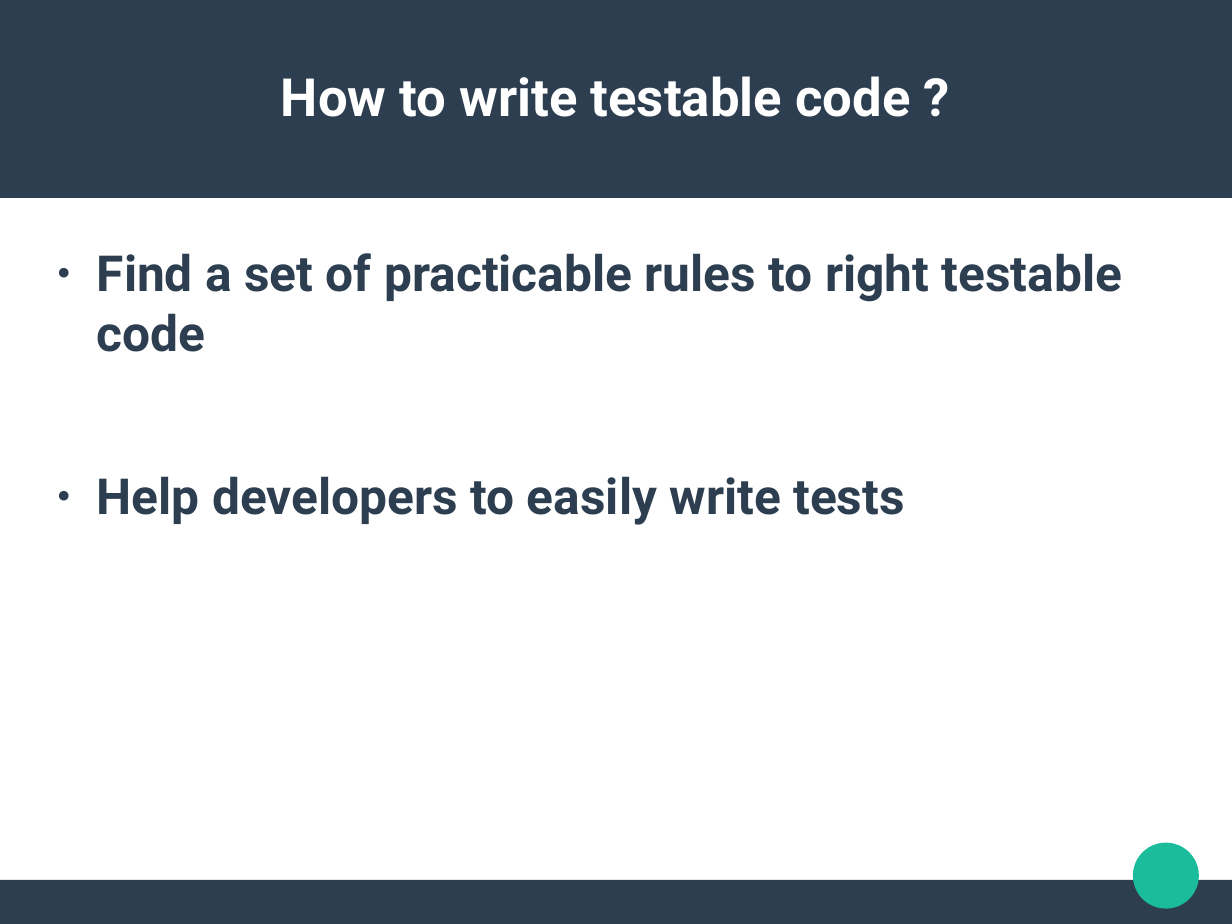
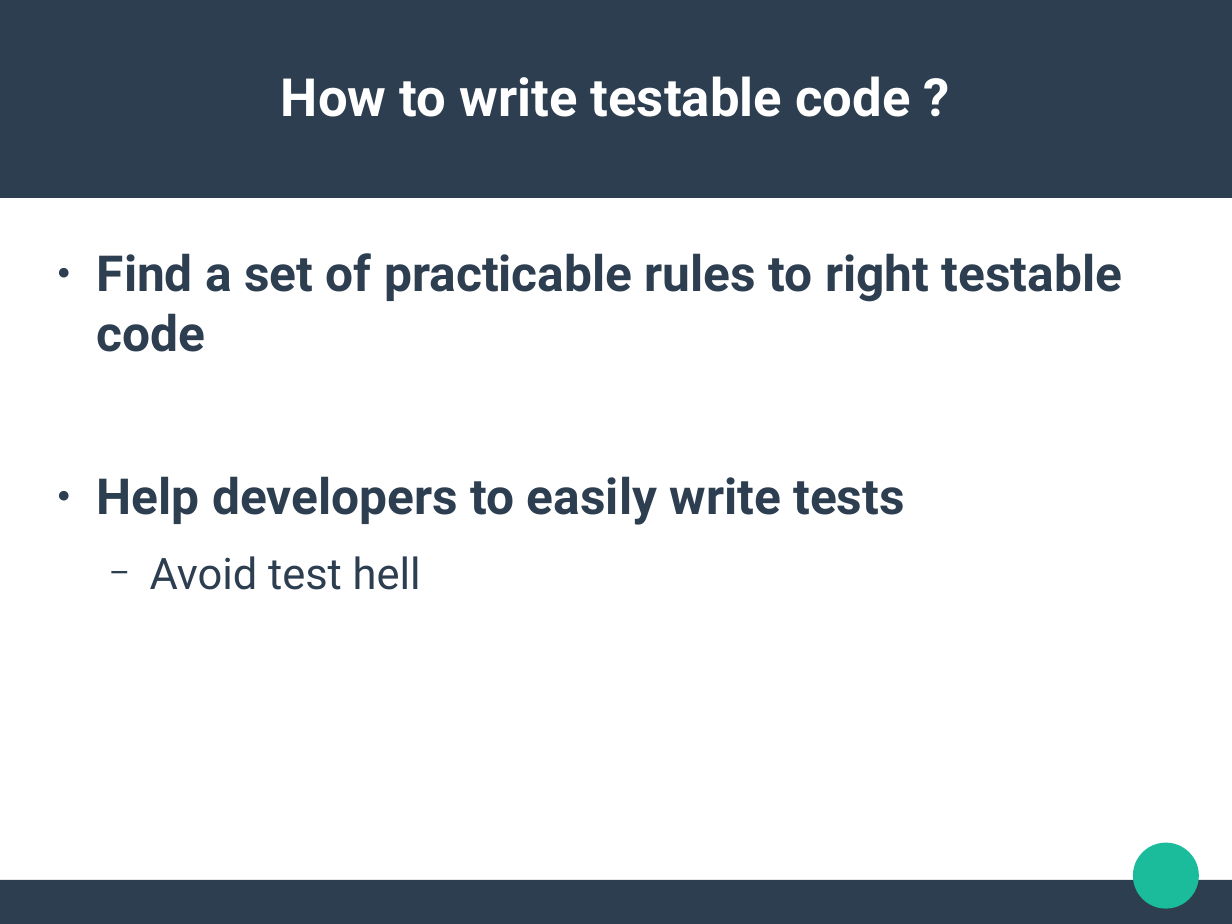
Before and after one commit to jldelarbre/lectureNotes, a slide deck: slide 3 of Slides/lesson3/TestableCode.odp. Drawn at 1232x924 pixels with LibreOffice and Linux fonts; fonts in the diff are those of the drawing. Boxes give left, top, right and bottom in pixels: in the first picture for what was removed or moved away, otherwise in the second. Text is boxed around its words. In the diff, an @@ line names an element or a change of style, - is before the commit and + after.

```diff
--- a/Slides/lesson3/TestableCode.odp
+++ b/Slides/lesson3/TestableCode.odp
@@ text at (150,556,421,590): paragraph added @@
+  − Avoid test hell
```
Also in this commit, not shown: 4 other slides changed, 21 other files.
